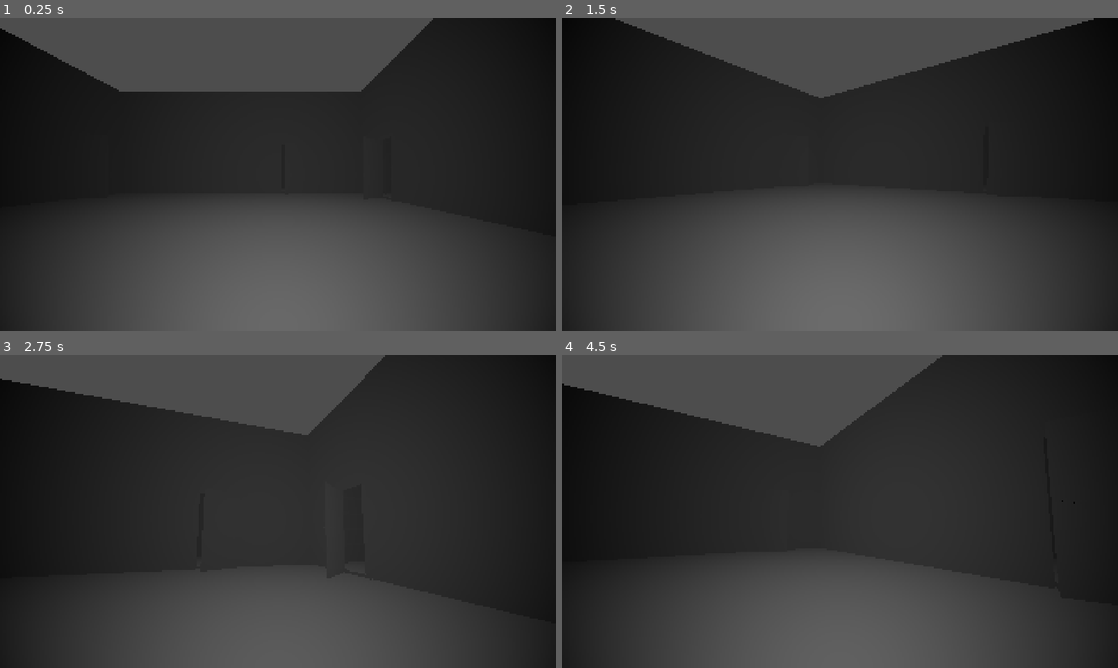
Above: before the commit, frames 1-4 (two rows, left to right).
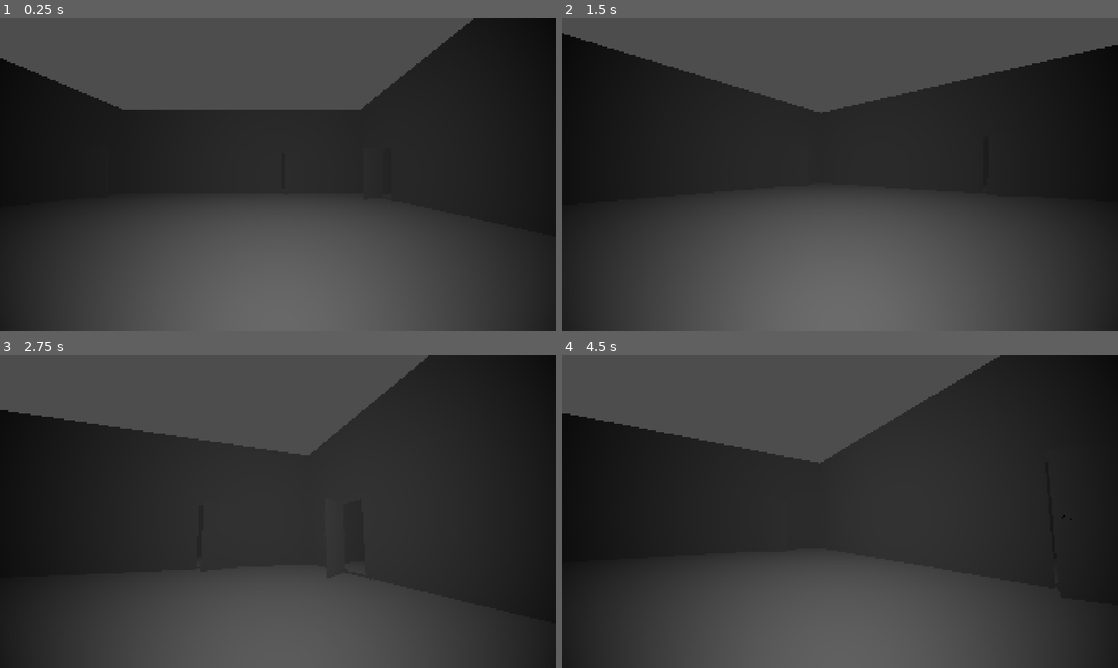
Above: after the commit, the same moments.

Repository: yuleedev/bandit-tails
Game: Godot game, scene res://Levels/main.tscn
Same seed, same stepped clock (60 frames per second), same inputs: the game is played once before the commit and once after it.
Inputs (mouse positions are in pixels of both pictures, inside the frame that each line leads up to):
- Up to frame 1 (0.25 s): no input
- Up to frame 2 (1.5 s): tap Enter at 0.5 s; move the mouse to (867, 174) at 0.52 s; hold W (up) from 0.53 s (still down); move the mouse to (812, 174) at 1.27 s
- Up to frame 3 (2.75 s): keep holding W (up); move the mouse to (289, 505) at 2.02 s
- Up to frame 4 (4.5 s): keep holding W (up); move the mouse to (834, 517) at 2.77 s; move the mouse to (878, 514) at 3.52 s; move the mouse to (795, 508) at 4.27 s

The runs differ from the first frame. In frame 1, 5.6% of the frame differs, in the area x 0-86%, y 0-30%; in frame 2, 7.3%, in the area x 0-100%, y 0-31%; in frame 3, 6.2%; in frame 4, 5.7%.

Commit message:
Shorter walls

Diff:
--- a/Levels/main.tscn
+++ b/Levels/main.tscn
@@ -30,4 +30,4 @@
 shape = SubResource("CapsuleShape3D_gnif3")
 
 [node name="collision" parent="." instance=ExtResource("2_lwy2l")]
-transform = Transform3D(0.909431, 0, 0, 0, 1, 0, 0, 0, 0.769761, 2.52678, -0.109582, -2.49926)
+transform = Transform3D(0.909431, 0, 0, 0, 0.832809, 0, 0, 0, 0.769761, 2.52678, -0.109582, -2.49926)
